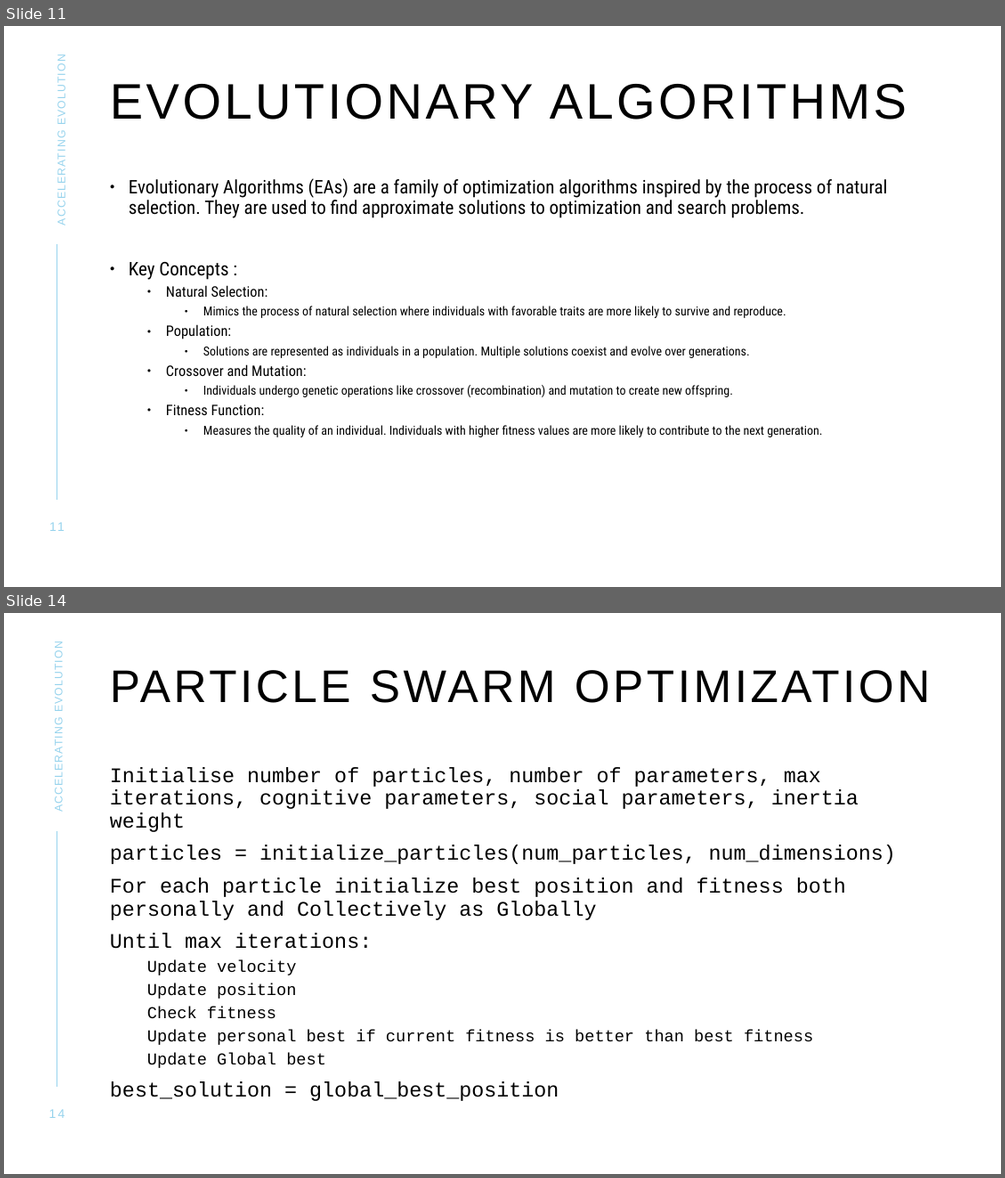
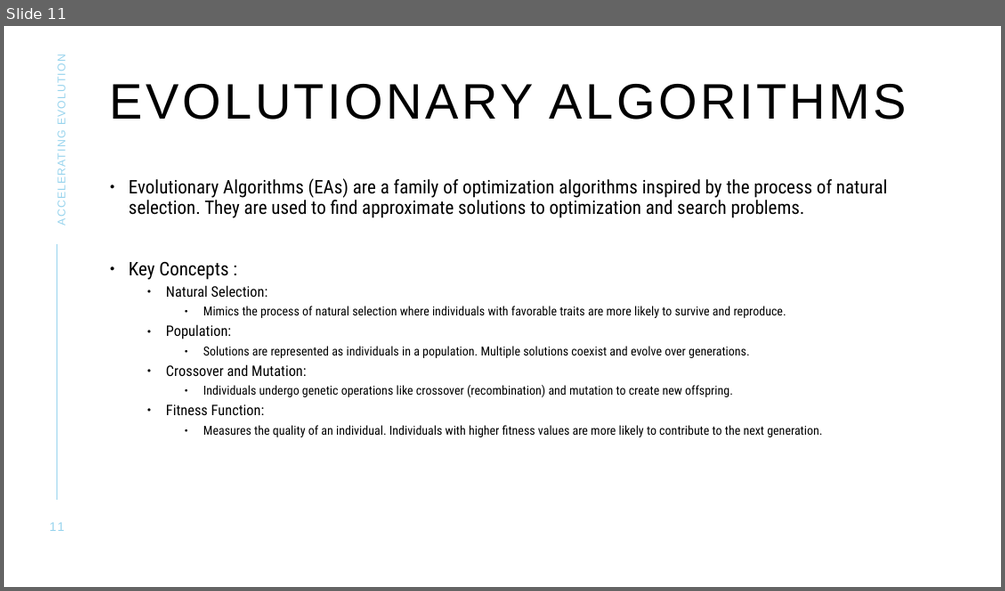
Before and after one commit to Ashirbad-Sarangi/evolutionary_algo_gpu, a slide deck: data/documents/GPU_Presentation_v2.pptx. Shown one above the other, each under a label of ours: slides 11 and 14 before the commit, slide 11 after it; the slides between them are not shown. The pictures are 1005x1178 and 1005x591 pixels, drawn with LibreOffice and Linux fonts; fonts in the diff are those of the drawing. Boxes give left, top, right and bottom in pixels: in the first picture for what was removed or moved away, otherwise in the second. Text is boxed around its words. In the diff, an @@ line names an element or a change of style, - is before the commit and + after.

```diff
--- a/data/documents/GPU_Presentation_v2.pptx
+++ b/data/documents/GPU_Presentation_v2.pptx
@@ slide 14 removed at <box>4,613,1001,1174</box>, background #FFFFFF; not listed: 1 template element that a slide beside it also shows @@
@@ text removed at <box>52,650,65,810</box> @@
-ACCELERATING EVOLUTION
@@ title removed at <box>110,670,930,703</box> @@
-PARTICLE SWARM OPTIMIZATION
@@ text removed at <box>110,767,896,1101</box> @@
-Initialise number of particles, number of parameters, max iterations, cognitive parameters, social parameters, inertia weight
-particles = initialize_particles(num_particles, num_dimensions)
-For each particle initialize best position and fitness both personally and Collectively as Globally
-Until max iterations:
-  Update velocity
-  Update position
-  Check fitness
-  Update personal best if current fitness is better than best fitness
-  Update Global best
-best_solution = global_best_position
@@ page number removed at <box>49,1109,65,1118</box> @@
-14
```
Also in this commit, not shown: 6 slides changed, 12 slides added, 5 other slides removed, 15 other files.
